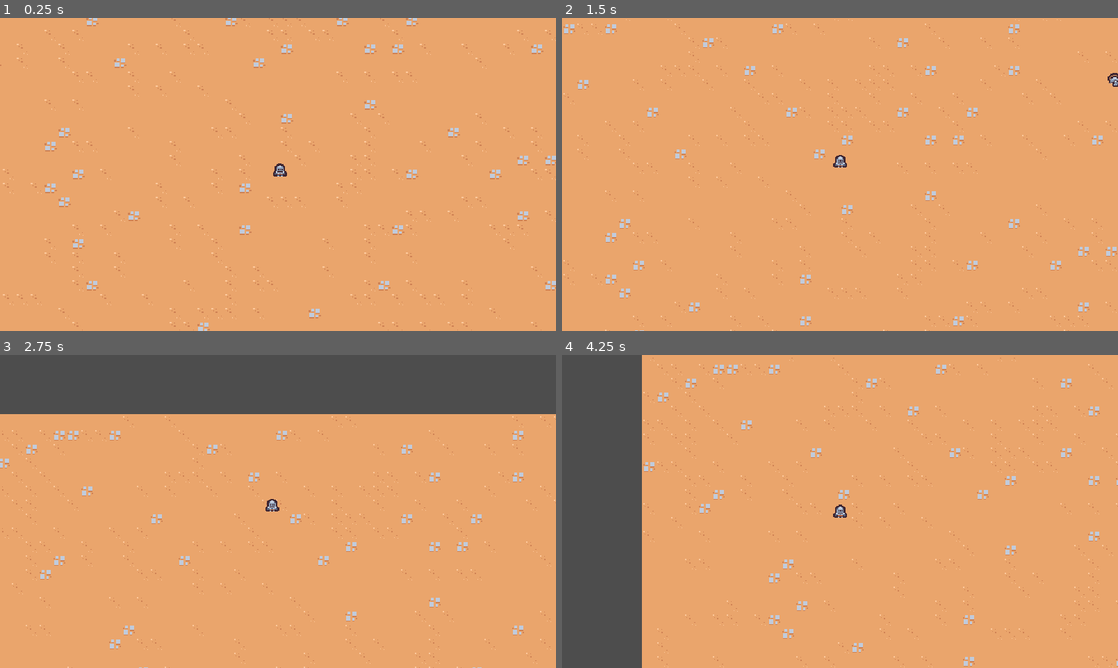
Above: before the commit, frames 1-4 (two rows, left to right).
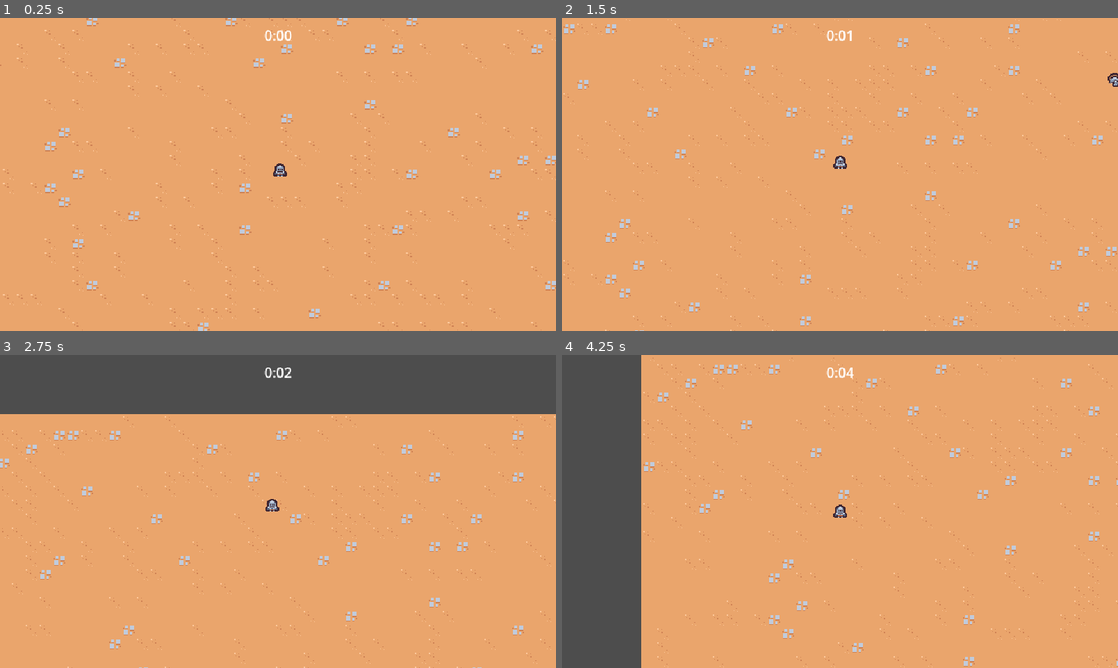
Above: after the commit, the same moments.

Repository: Ian-Ion/2d-survivors-course
Game: Godot game, scene res://scenes/main/main.tscn
The game is run twice, just before and just after one commit, with the same random seed, the same clock (stepped at 60 frames per second) and the same inputs.
Inputs:
- Up to frame 1 (0.25 s): no input
- Up to frame 2 (1.5 s): hold W (move_up) from 0.53 s (still down)
- Up to frame 3 (2.75 s): release W (move_up) at 2.03 s; hold A (move_left) from 2.03 s (still down)
- Up to frame 4 (4.25 s): release A (move_left) at 3.53 s; hold S (move_down) from 3.53 s (still down)

The runs differ from the first frame. In frame 1, less than 0.1% of the frame differs, in the area x 47-53%, y 4-8%; in frame 2, 0.1%; in frame 3, less than 0.1%; in frame 4, 0.2%, in the area x 14-53%, y 0-100%.

Commit message:
Create Timer Manager and UI

Diff:
--- a/project.godot
+++ b/project.godot
@@ -64,4 +64,3 @@
 [rendering]
 
 textures/canvas_textures/default_texture_filter=0
-2d/snap/snap_2d_transforms_to_pixel=true
--- a/scenes/main/main.tscn
+++ b/scenes/main/main.tscn
@@ -1,11 +1,18 @@
-[gd_scene load_steps=5 format=3 uid="uid://c6q3wbxmht2ox"]
+[gd_scene load_steps=7 format=3 uid="uid://c6q3wbxmht2ox"]
 
 [ext_resource type="TileSet" uid="uid://crqs4dsym46lf" path="res://resources/tileset.tres" id="1_0ofmv"]
+[ext_resource type="PackedScene" uid="uid://ca7ti76008rx5" path="res://scenes/ui/arena_time_ui.tscn" id="1_feb07"]
 [ext_resource type="PackedScene" uid="uid://bci6wtfeyyq0k" path="res://scenes/game_camera/game_camera.tscn" id="1_jb45a"]
 [ext_resource type="PackedScene" uid="uid://blunypxwo2aj6" path="res://scenes/manager/enemy_manager.tscn" id="1_llmcb"]
 [ext_resource type="PackedScene" uid="uid://vrhfp82ex7cn" path="res://scenes/player/player.tscn" id="1_ndkcf"]
+[ext_resource type="PackedScene" uid="uid://b2s2pr220lu1x" path="res://scenes/manager/arena_time_manager.tscn" id="2_40lpf"]
 
 [node name="Main" type="Node"]
+
+[node name="ArenaTimeUI" parent="." node_paths=PackedStringArray("arena_time_manager") instance=ExtResource("1_feb07")]
+arena_time_manager = NodePath("../ArenaTimeManager")
+
+[node name="ArenaTimeManager" parent="." instance=ExtResource("2_40lpf")]
 
 [node name="EnemyManager" parent="." instance=ExtResource("1_llmcb")]
 
--- /dev/null
+++ b/scenes/manager/arena_time_manager.gd
@@ -0,0 +1,7 @@
+extends Node
+
+@onready var timer = $Timer
+
+
+func get_time_elapsed():
+	return timer.wait_time - timer.time_left
--- /dev/null
+++ b/scenes/manager/arena_time_manager.tscn
@@ -0,0 +1,11 @@
+[gd_scene load_steps=2 format=3 uid="uid://b2s2pr220lu1x"]
+
+[ext_resource type="Script" path="res://scenes/manager/arena_time_manager.gd" id="1_e6o1q"]
+
+[node name="ArenaTimeManager" type="Node"]
+script = ExtResource("1_e6o1q")
+
+[node name="Timer" type="Timer" parent="."]
+wait_time = 60.0
+one_shot = true
+autostart = true
--- /dev/null
+++ b/scenes/ui/arena_time_ui.gd
@@ -0,0 +1,18 @@
+extends CanvasLayer
+
+@export var arena_time_manager: Node
+@onready var label = $%Label
+
+
+func _process(delta):
+	if arena_time_manager == null:
+		return
+
+	var time_elapsed = arena_time_manager.get_time_elapsed()
+	label.text = format_seconds_to_string(time_elapsed)
+
+
+func format_seconds_to_string(seconds: float):
+	var minutes = floor(seconds / 60)
+	var remaining_seconds = floor(seconds - (minutes * 60))
+	return str(minutes) + ":" + ("%02d" % floor(remaining_seconds))
--- /dev/null
+++ b/scenes/ui/arena_time_ui.tscn
@@ -0,0 +1,21 @@
+[gd_scene load_steps=2 format=3 uid="uid://ca7ti76008rx5"]
+
+[ext_resource type="Script" path="res://scenes/ui/arena_time_ui.gd" id="1_w2p7k"]
+
+[node name="ArenaTimeUI" type="CanvasLayer"]
+script = ExtResource("1_w2p7k")
+
+[node name="MarginContainer" type="MarginContainer" parent="."]
+anchors_preset = 15
+anchor_right = 1.0
+anchor_bottom = 1.0
+grow_horizontal = 2
+grow_vertical = 2
+mouse_filter = 2
+theme_override_constants/margin_top = 8
+
+[node name="Label" type="Label" parent="MarginContainer"]
+unique_name_in_owner = true
+layout_mode = 2
+size_flags_horizontal = 4
+size_flags_vertical = 0
